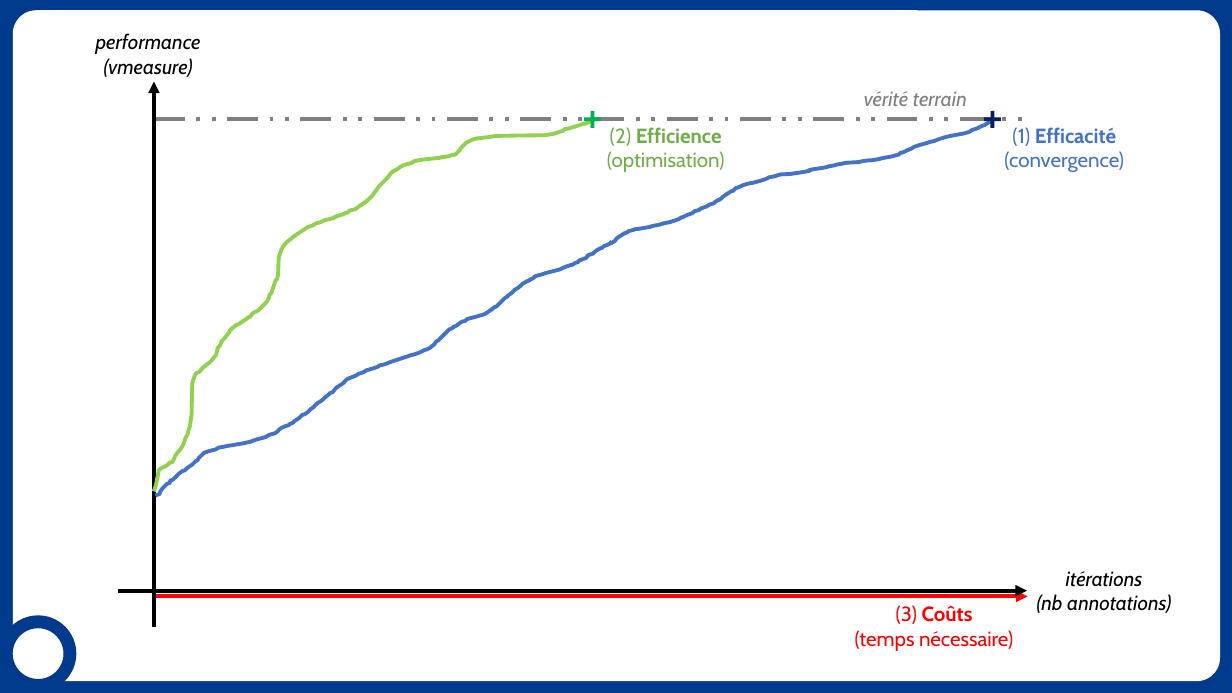
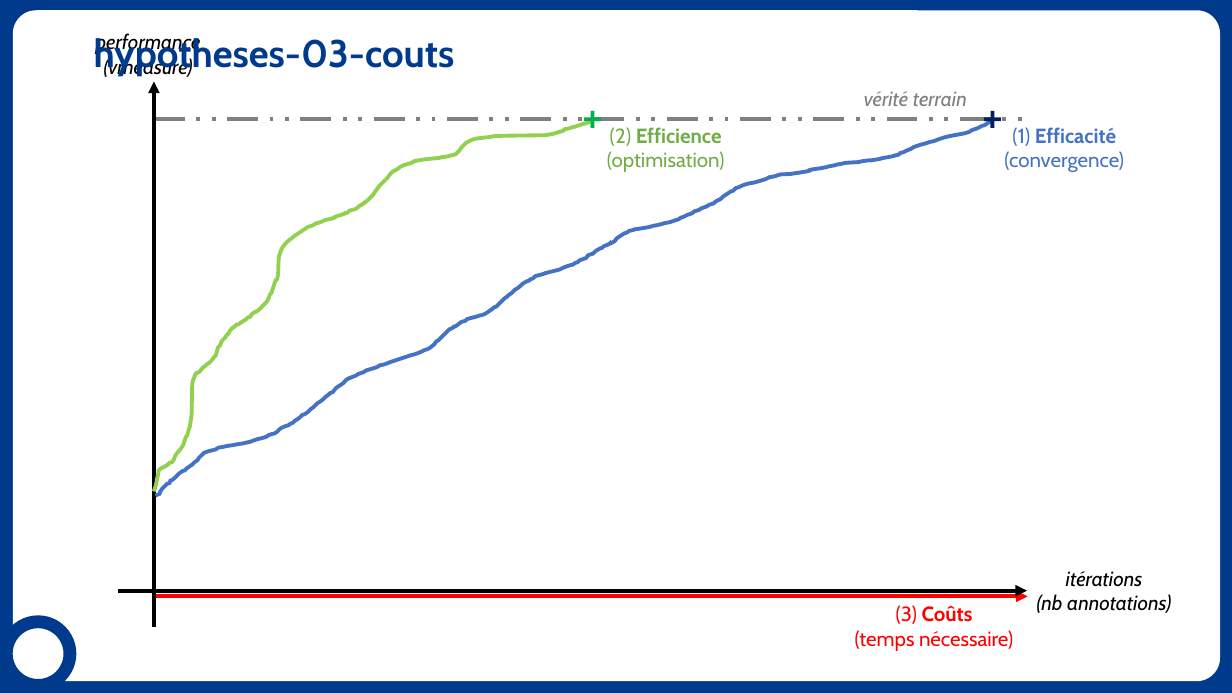
Before and after one commit to erwanschild/interactive-clustering-phd-report, a slide deck: slide 6 of draft/hypotheses.pptx. Drawn at 1232x693 pixels with LibreOffice and Linux fonts; fonts in the diff are those of the drawing; background and template pictures are left out. Boxes give left, top, right and bottom in pixels: in the first picture for what was removed or moved away, otherwise in the second. Text is boxed around its words. In the diff, an @@ line names an element or a change of style, - is before the commit and + after.

```diff
--- a/draft/hypotheses.pptx
+++ b/draft/hypotheses.pptx
@@ title added at <box>94,34,455,76</box>, 30 pt, text #003A8D, bold @@
+hypotheses-03-couts
```
Also in this commit, not shown: 7 other slides changed, 1 slide added, 13 other files.
